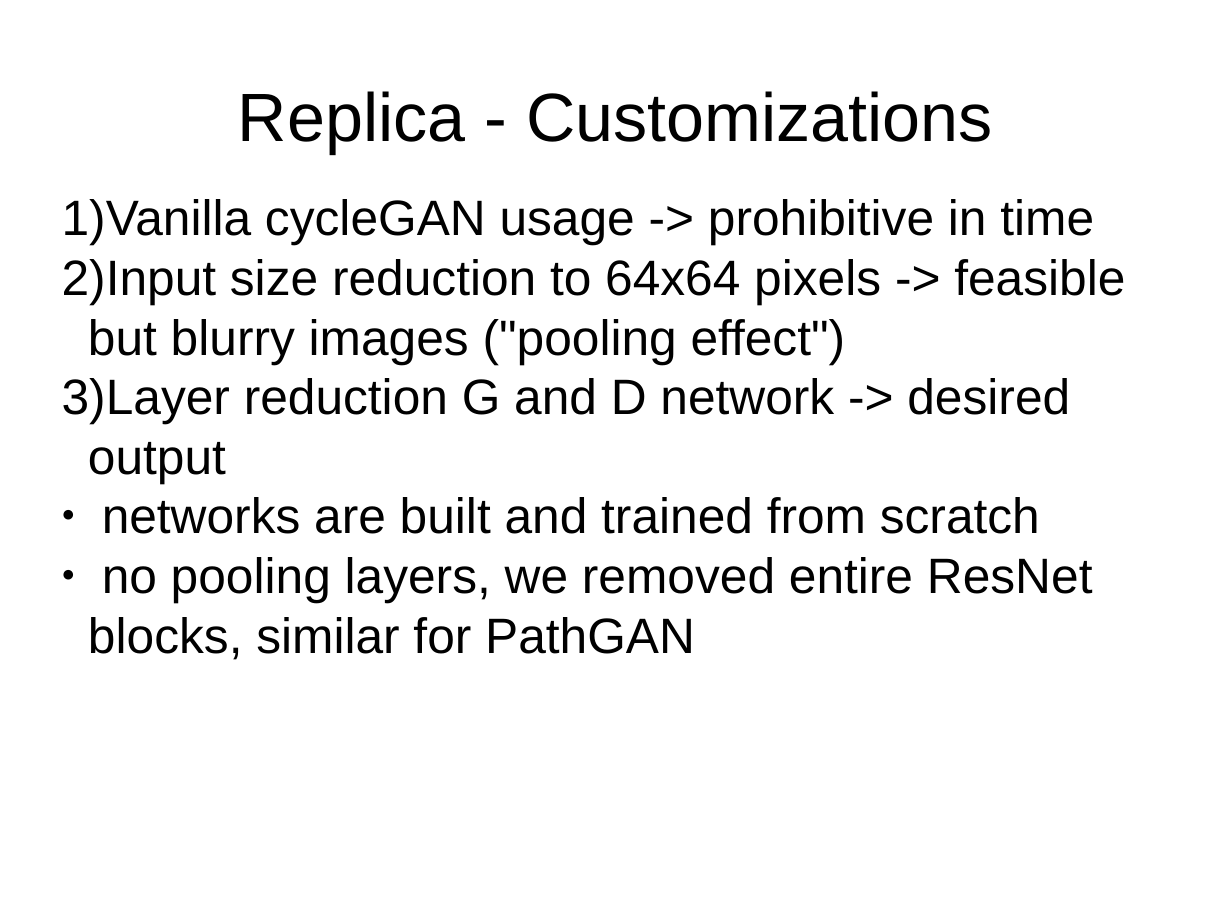
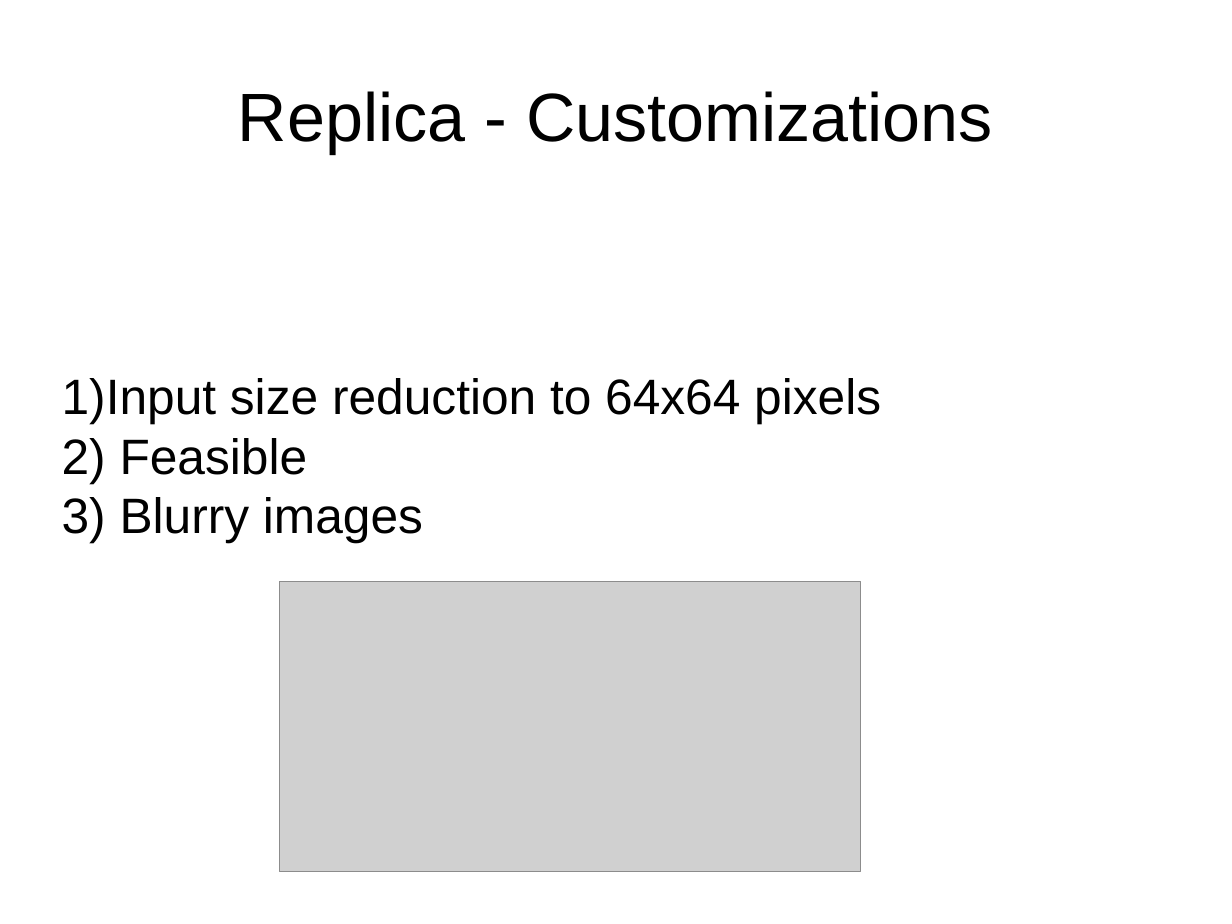
Before and after one commit to telecombcn-dl/2018-dlai-team3, a slide deck: slide 7 of dlai-misc/slidesReplica.pptx (slide 2 before the commit). Drawn at 1232x924 pixels with LibreOffice and Linux fonts; fonts in the diff are those of the drawing; grey boxes stand for pictures. Boxes give left, top, right and bottom in pixels: in the first picture for what was removed or moved away, otherwise in the second. Text is boxed around its words. In the diff, an @@ line names an element or a change of style, - is before the commit and + after.

```diff
--- a/dlai-misc/slidesReplica.pptx
+++ b/dlai-misc/slidesReplica.pptx
@@ text at (62,378,881,543): text changed @@
-1) Vanilla cycleGAN usage -> prohibitive in time
-2) Input size reduction to 64x64 pixels -> feasible but blurry images ("pooling effect")
-3) Layer reduction G and D network -> desired output
-● networks are built and trained from scratch
-● no pooling layers, we removed entire ResNet blocks, similar for PathGAN
+1) Input size reduction to 64x64 pixels
+2) Feasible
+3) Blurry images
@@ picture added at (279,581,861,872) @@
```
Also in this commit, not shown: 1 other slide changed, 8 slides added, 15 other files.
